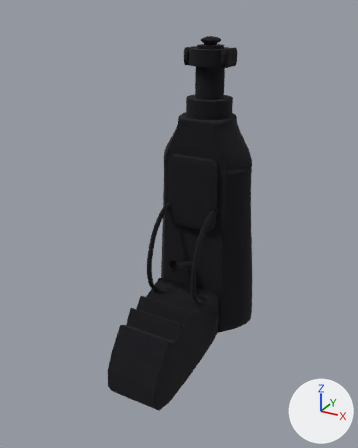
Renders of the FBX model Assets/Resources/Models/CyberPulsePistolView.fbx from each side of a commit.
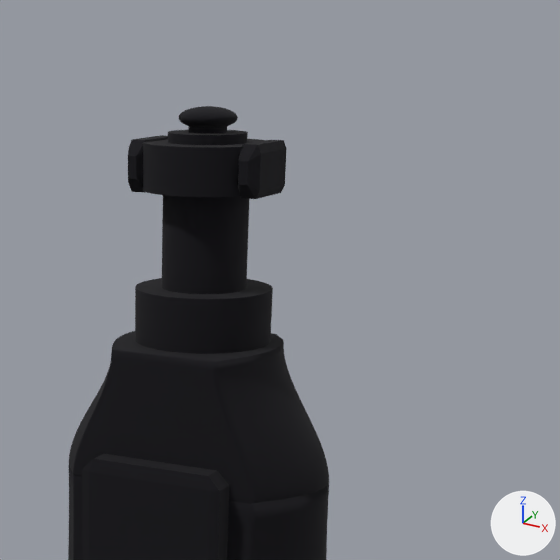
The first picture shows the older version from a camera (50 mm lens) standing at (0.509, -1.023, 0.586) and looking at (-0.002, -0.094, 0.122). The close-ups show the older and then the newer version on the part from 39% to 92% of the width and 0% to 42% of the height of that picture. Only the edits that show in the close-ups are written down. Arrows for +X, +Y and +Z are at lower right; the lights stay in place. Where no turn or scale is listed for an object, it has been applied to the vertices.

The first close-up shows 'CPP_black outer barrel sleeve', 'CPP_front squared compensator', 'CPP_inner cyan energy barrel', 'CPP_main angular receiver', 'CPP_muzzle blue glow lens', 'CPP_muzzle dark inner metal ring', 'CPP_muzzle gray outer metal collar', 'CPP_split metal muzzle left flat', 'CPP_split metal muzzle right flat', 'CPP_underbarrel accessory rail' and 2 more.
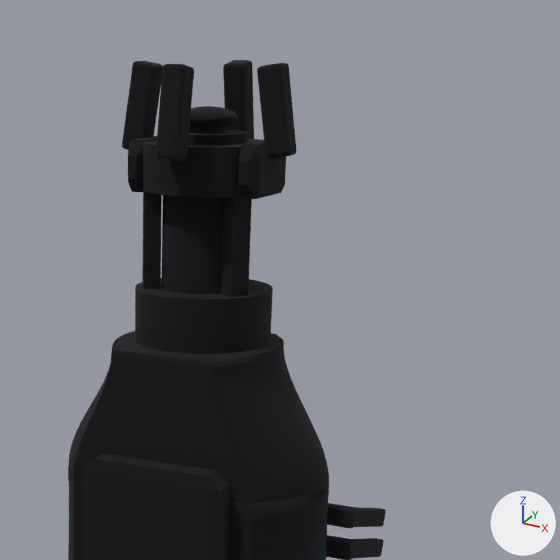
Pixel boxes [x1, y1, x2, y2] of what changed, in the close-ups (560 x 560 px):
'CPP_muzzle crown prongs', added (black): after [122, 60, 296, 161]
'CPP_muzzle support rails', added (black): after [142, 192, 252, 297]
'CPP_front serration mount lugs', added: after [68, 467, 358, 560]
'CPP_front slide serrations', added (black): after [352, 507, 386, 559]

The change, as a list of edits to the scene's bpy script:
```text
Add me_cpp_front_slide_serrations_001:
    me_cpp_front_slide_serrations_001.from_pydata(...)  # 224 vertices, 216 faces; spans x -0.133..0.133, y 0.065..0.146, z 0.158..0.221
    me_cpp_front_slide_serrations_001.materials.append(mat_synthwave_universal_matte_black)  # black #05030d
Add me_cpp_front_serration_mount_lugs_001:
    me_cpp_front_serration_mount_lugs_001.from_pydata(...)  # 224 vertices, 216 faces; spans x -0.133..0.133, y 0.06..0.072, z 0.179..0.222
    me_cpp_front_serration_mount_lugs_001.materials.append(mat_synthwave_universal_matte_black)  # black #05030d
Add me_cpp_muzzle_crown_prongs_001:
    me_cpp_muzzle_crown_prongs_001.from_pydata(...)  # 224 vertices, 216 faces; spans x -0.0708..0.0708, y -0.0196..0.122, z 0.4898..0.556
    me_cpp_muzzle_crown_prongs_001.materials.append(mat_synthwave_universal_matte_black)  # black #05030d
Add me_cpp_muzzle_support_rails_001:
    me_cpp_muzzle_support_rails_001.from_pydata(...)  # 168 vertices, 162 faces; spans x -0.046..0.046, y 0.0203..0.1002, z 0.3735..0.4764
    me_cpp_muzzle_support_rails_001.materials.append(mat_synthwave_universal_matte_black)  # black #05030d
Add ob_cpp_front_slide_serrations:
    ob_cpp_front_slide_serrations = bpy.data.objects.new('CPP_front slide serrations', me_cpp_front_slide_serrations_001)
    ob_cpp_front_slide_serrations.location = (0.0, 0.0, 0.0)
Add ob_cpp_front_serration_mount_lugs:
    ob_cpp_front_serration_mount_lugs = bpy.data.objects.new('CPP_front serration mount lugs', me_cpp_front_serration_mount_lugs_001)
    ob_cpp_front_serration_mount_lugs.location = (0.0, 0.0, 0.0)
Add ob_cpp_muzzle_crown_prongs:
    ob_cpp_muzzle_crown_prongs = bpy.data.objects.new('CPP_muzzle crown prongs', me_cpp_muzzle_crown_prongs_001)
    ob_cpp_muzzle_crown_prongs.location = (0.0, 0.0, 0.0)
Add ob_cpp_muzzle_support_rails:
    ob_cpp_muzzle_support_rails = bpy.data.objects.new('CPP_muzzle support rails', me_cpp_muzzle_support_rails_001)
    ob_cpp_muzzle_support_rails.location = (0.0, 0.0, 0.0)
```
